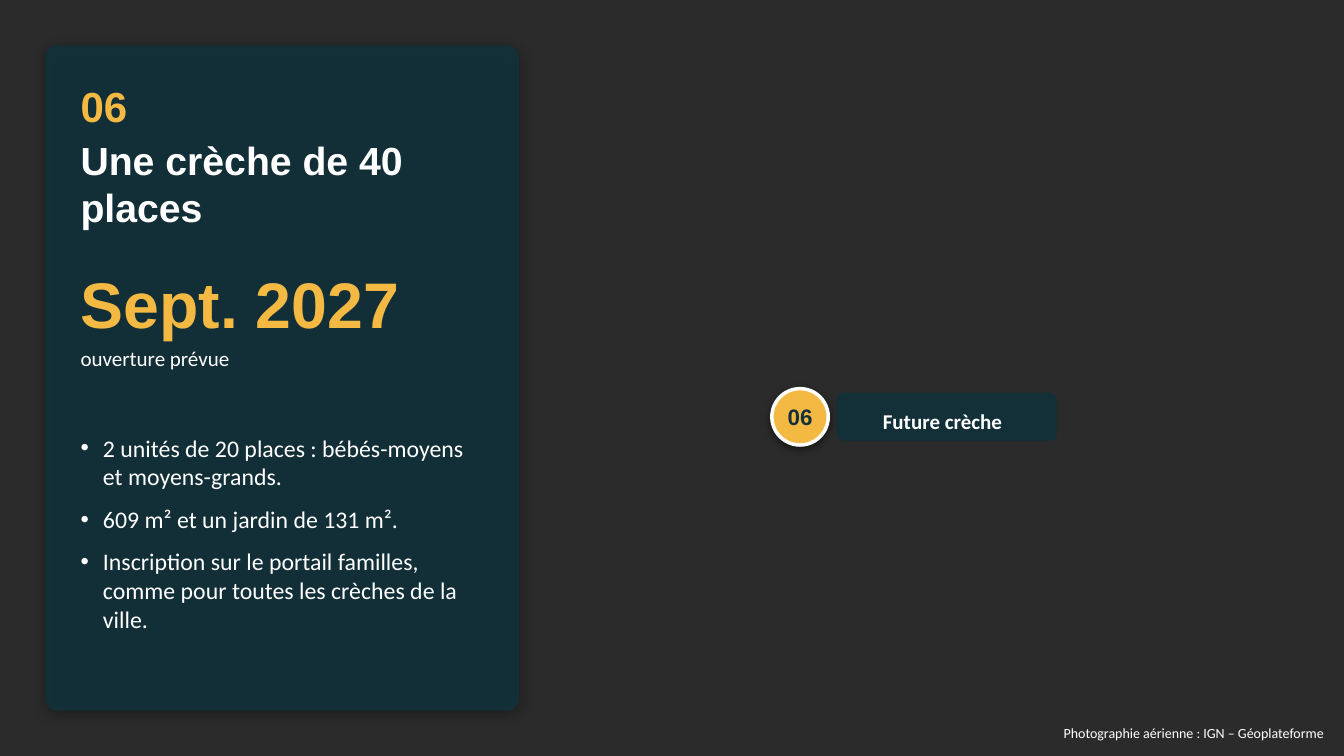
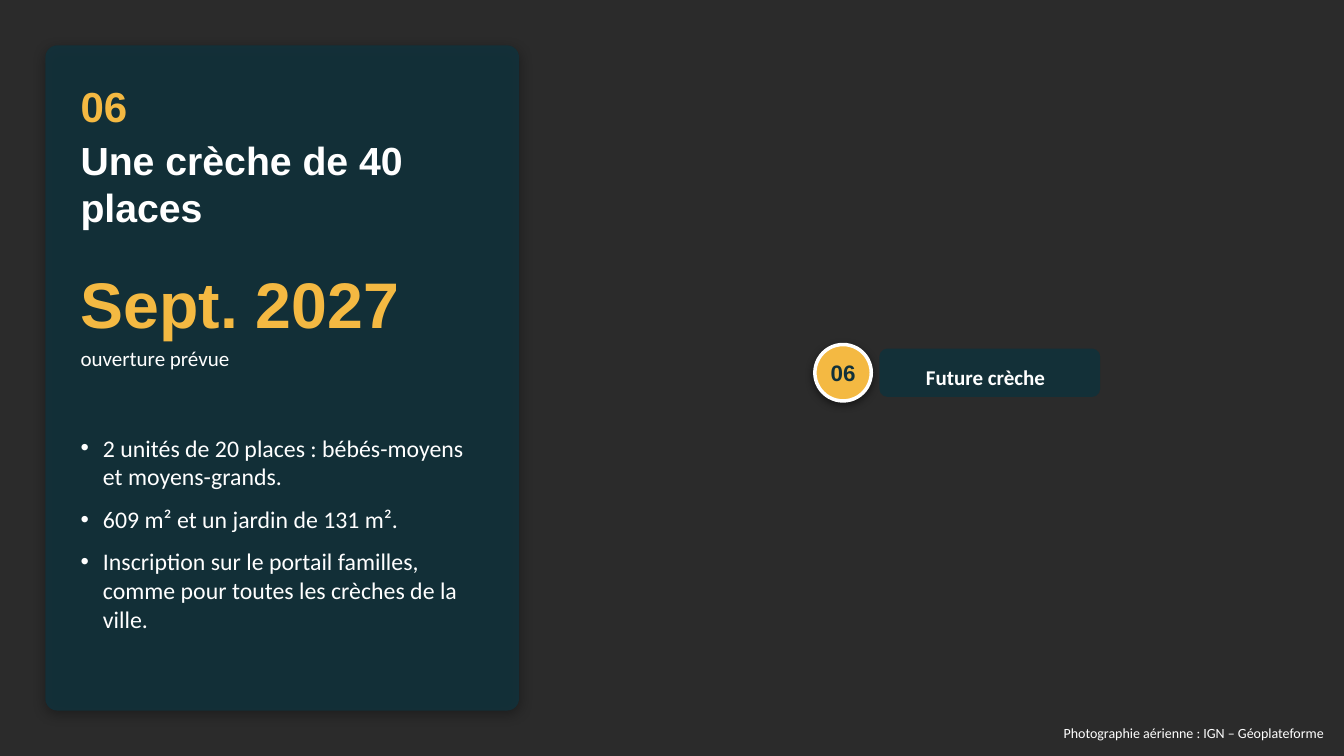
Before and after one commit to benjaminboussemart74-design/Operation_robespierre, a slide deck: slide 10 of reunion_ecoquartier_2026-10-05/Reunion_publique_Ecoquartier_vues_aeriennes.pptx. Drawn at 1344x756 pixels with LibreOffice and Linux fonts; fonts in the diff are those of the drawing; background and template pictures are left out; a plain dark background stands for a picture behind light text. Boxes give left, top, right and bottom in pixels: in the first picture for what was removed or moved away, otherwise in the second. Text is boxed around its words. In the diff, an @@ line names an element or a change of style, - is before the commit and + after.

```diff
--- a/reunion_ecoquartier_2026-10-05/Reunion_publique_Ecoquartier_vues_aeriennes.pptx
+++ b/reunion_ecoquartier_2026-10-05/Reunion_publique_Ecoquartier_vues_aeriennes.pptx
@@ text "06": place and size @@
-text "06" at bbox=[788, 409, 813, 426]
+text "06" at bbox=[831, 365, 856, 382]
@@ ellipse: place and size @@
-ellipse at bbox=[772, 389, 829, 446]
+ellipse at bbox=[815, 345, 871, 401]
@@ rounded rectangle "Future crèche": place and size @@
-rounded rectangle "Future crèche" at bbox=[837, 393, 1058, 442]
+rounded rectangle "Future crèche" at bbox=[879, 349, 1100, 397]
```
Also in this commit, not shown: 1 other slide changed.
